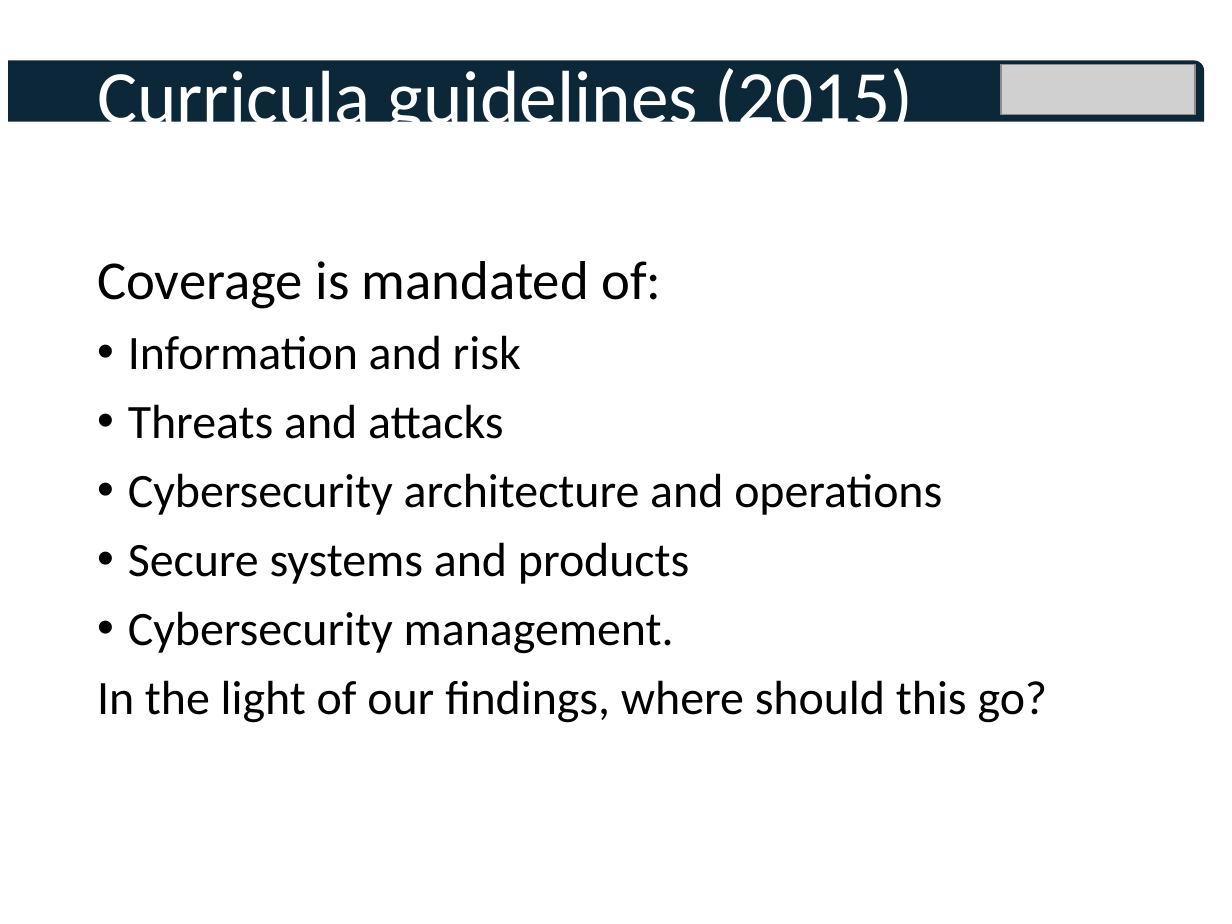
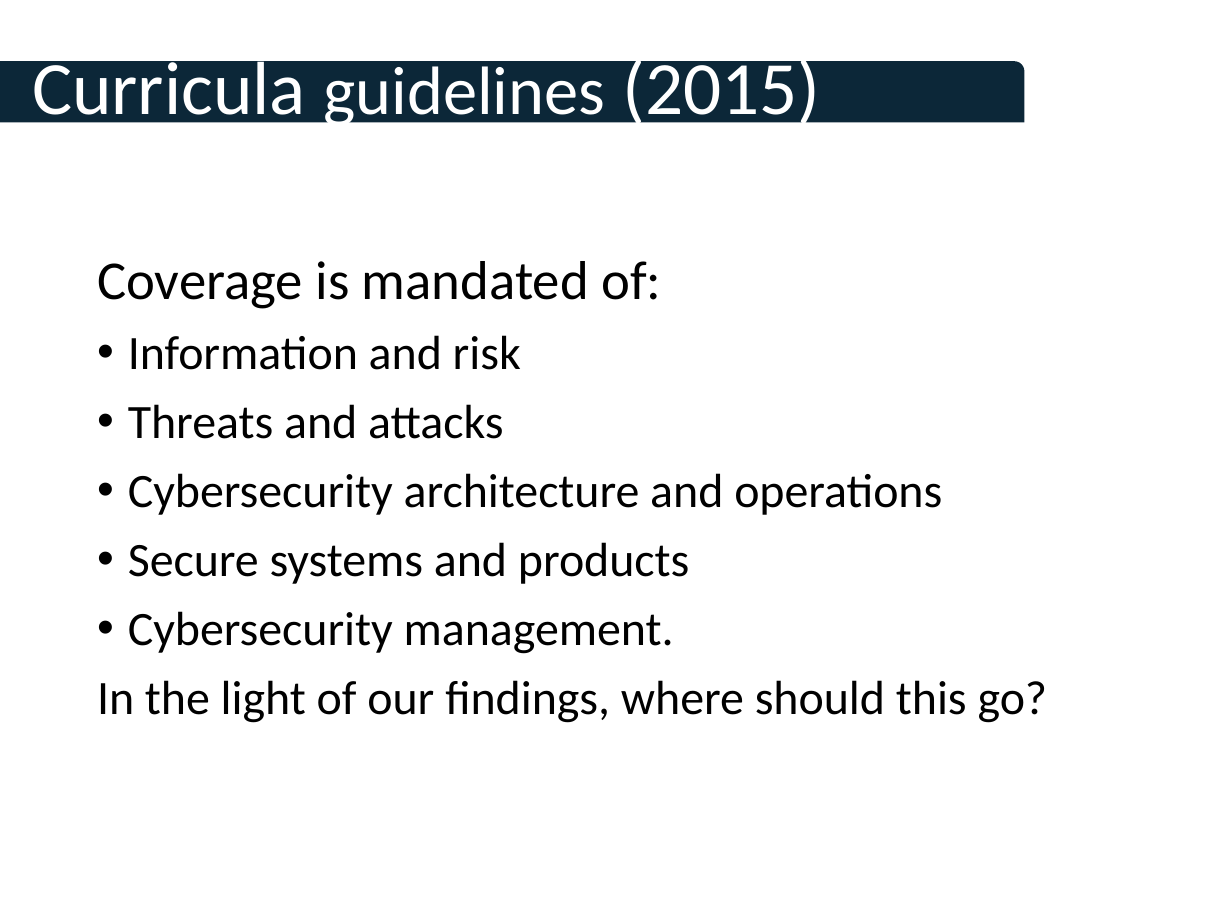
Before and after one commit to tomcrick/FIE2019, a slide deck: slide 9 of TalkatFI2019.pptx. Drawn at 1232x924 pixels with LibreOffice and Linux fonts; fonts in the diff are those of the drawing; grey boxes stand for pictures; background and template pictures are left out. Boxes give left, top, right and bottom in pixels: in the first picture for what was removed or moved away, otherwise in the second. Text is boxed around its words. In the diff, an @@ line names an element or a change of style, - is before the commit and + after.

```diff
--- a/TalkatFI2019.pptx
+++ b/TalkatFI2019.pptx
@@ title "Curricula guidelines (2015)" moved from (x1=97, y1=68, x2=913, y2=141) to (x1=32, y1=52, x2=820, y2=132) @@
@@ title "Curricula guidelines (2015)" at (x1=32, y1=52, x2=820, y2=132): size 44 to 40 pt in "guidelines" @@
@@ round rect added at (x1=0, y1=62, x2=1025, y2=123), fill #0C2738 @@
@@ round rect removed at (x1=9, y1=60, x2=1205, y2=122) @@
@@ picture removed at (x1=1002, y1=64, x2=1195, y2=115) @@
```
Also in this commit, not shown: 10 other slides changed.
